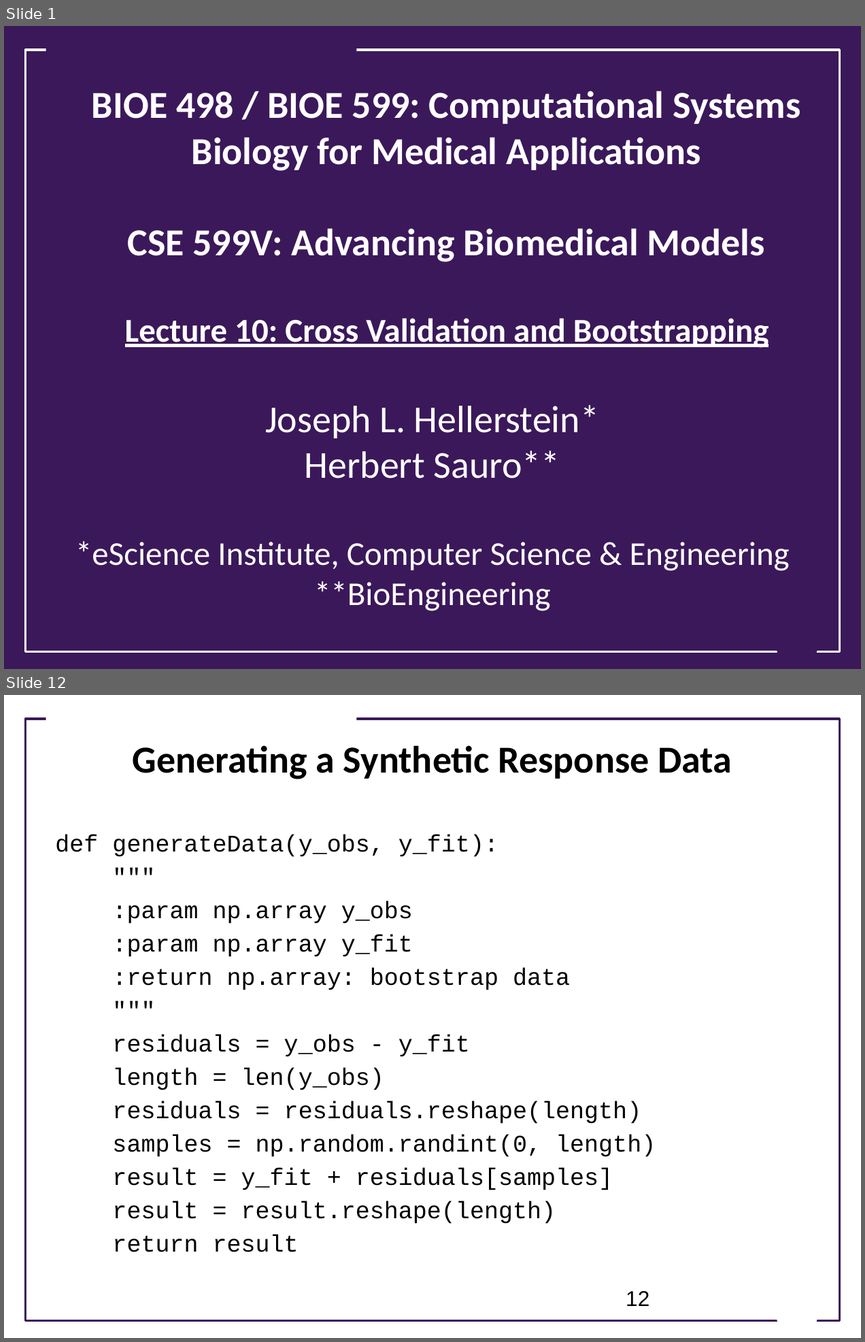
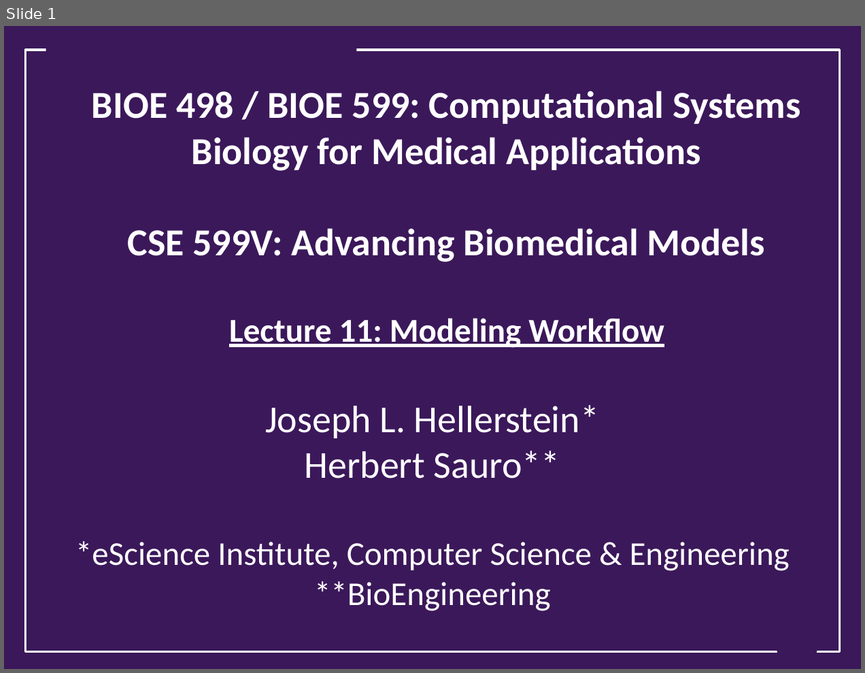
Before and after one commit to ModelEngineering/advancing-biomedical-models, a slide deck: Lectures/Week_5/CSE 599V Lecture 11 - Modeling Workflow .pptx. Shown one above the other, each under a label of ours: slides 1 and 12 before the commit, slide 1 after it; the slides between them are not shown. The pictures are 865x1342 and 865x673 pixels, drawn with LibreOffice and Linux fonts; fonts in the diff are those of the drawing; background and template pictures are left out. Boxes give left, top, right and bottom in pixels: in the first picture for what was removed or moved away, otherwise in the second. Text is boxed around its words. In the diff, an @@ line names an element or a change of style, - is before the commit and + after.

```diff
--- a/Lectures/Week_5/CSE 599V Lecture 11 - Modeling Workflow .pptx
+++ b/Lectures/Week_5/CSE 599V Lecture 11 - Modeling Workflow .pptx
@@ slide 12 removed at (x1=4, y1=695, x2=861, y2=1338), background #FFFFFF @@
@@ rectangle removed at (x1=46, y1=709, x2=356, y2=730) @@
@@ rectangle removed at (x1=26, y1=719, x2=839, y2=1321) @@
@@ title removed at (x1=133, y1=745, x2=732, y2=779) @@
-Generating a Synthetic Response Data
@@ text removed at (x1=55, y1=834, x2=655, y2=1252) @@
-def generateData(y_obs, y_fit):
-"""
-:param np.array y_obs
-:param np.array y_fit
-:return np.array: bootstrap data
-"""
-residuals = y_obs - y_fit
-length = len(y_obs)
-residuals = residuals.reshape(length)
-samples = np.random.randint(0, length)
-result = y_fit + residuals[samples]
-result = result.reshape(length)
-return result
@@ page number removed at (x1=626, y1=1291, x2=649, y2=1306) @@
-12
@@ trapezoid removed at (x1=769, y1=1289, x2=824, y2=1327) @@
@@ slide 1 changed as well @@
@@ title at (x1=92, y1=91, x2=800, y2=348): text changed @@
-BIOE 498 / BIOE 599: Computational Systems Biology for Medical Applications
-CSE 599V: Advancing Biomedical Models
-Lecture 10: Cross Validation and Bootstrapping
+BIOE 498 / BIOE 599: Computational Systems Biology for Medical Applications
+CSE 599V: Advancing Biomedical Models
+Lecture 11: Modeling Workflow
```
Also in this commit, not shown: 1 other slide changed, 9 slides added, 11 other slides removed, 1 other file.
